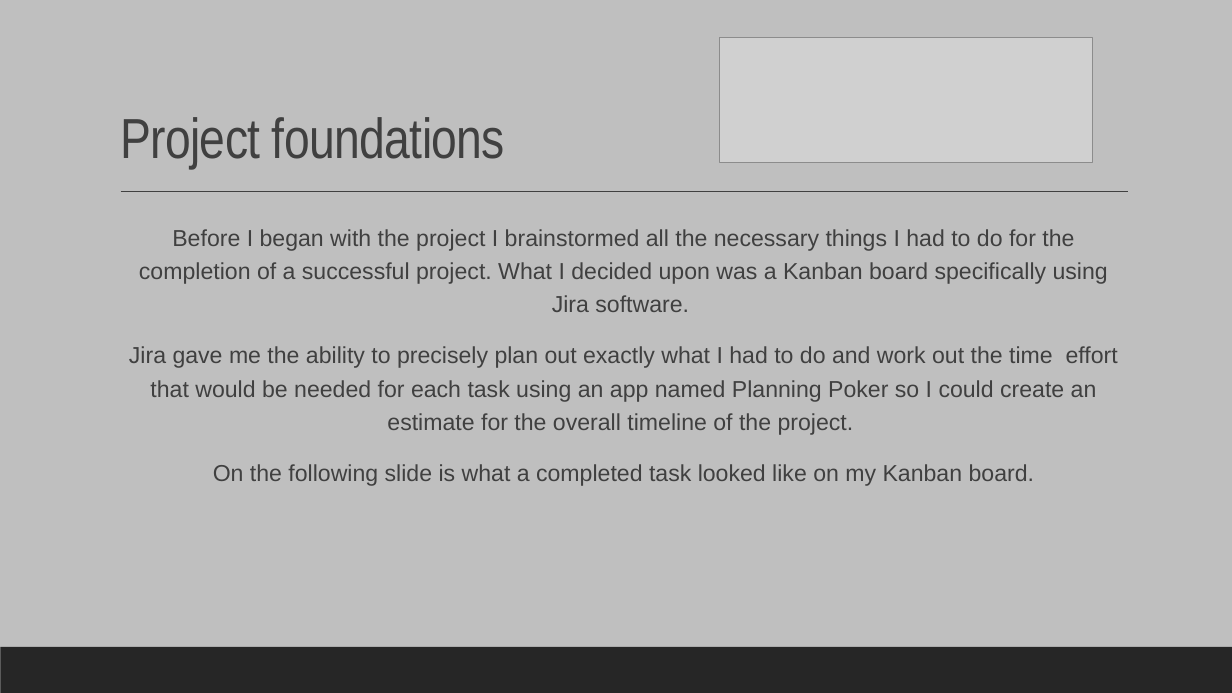
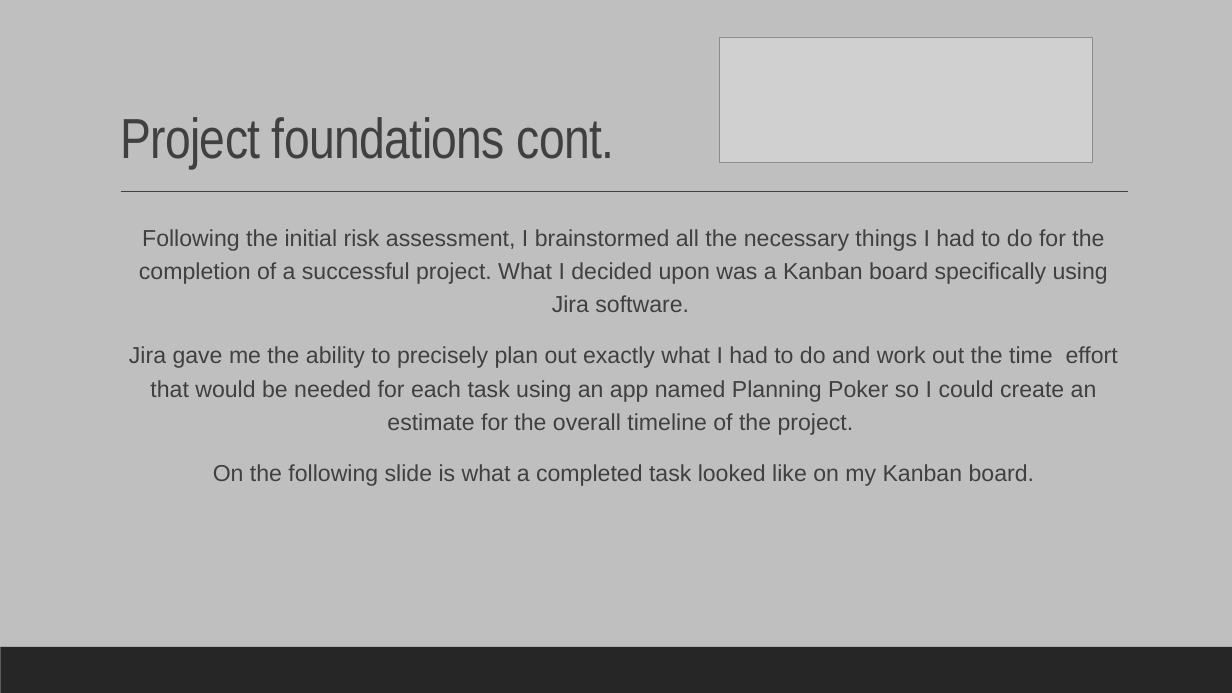
Before and after one commit to Arthurraffs/arthur-ims-project, a slide deck: slide 7 of ArthurIMS-presentation.pptx (slide 6 before the commit). Drawn at 1232x693 pixels with LibreOffice and Linux fonts; fonts in the diff are those of the drawing; grey boxes stand for pictures. Boxes give left, top, right and bottom in pixels: in the first picture for what was removed or moved away, otherwise in the second. Text is boxed around its words. In the diff, an @@ line names an element or a change of style, - is before the commit and + after.

Commit message:
final commit before presentation

```diff
--- a/ArthurIMS-presentation.pptx
+++ b/ArthurIMS-presentation.pptx
@@ title at bbox=[120, 117, 615, 169]: text changed @@
-Project foundations
+Project foundations cont.
@@ text at bbox=[139, 229, 1108, 312]: text changed @@
-  Before I began with the project I brainstormed all the necessary things I had to do for the completion of a successful project. What I decided upon was a Kanban board specifically using Jira software.
+  Following the initial risk assessment, I brainstormed all the necessary things I had to do for the completion of a successful project. What I decided upon was a Kanban board specifically using Jira software.
```
Also in this commit, not shown: 3 other slides changed, 1 slide added, 1 other file.
